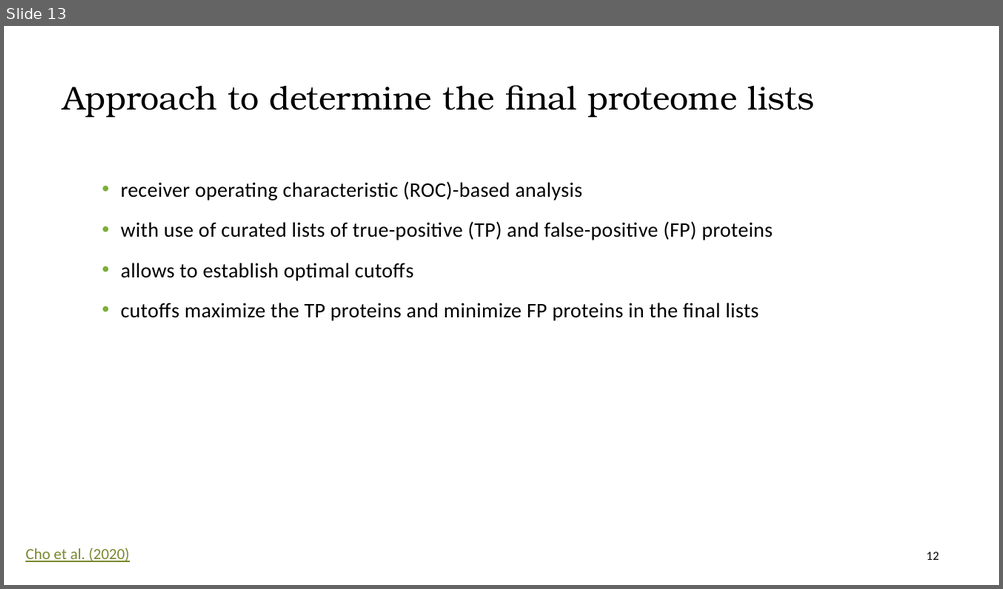
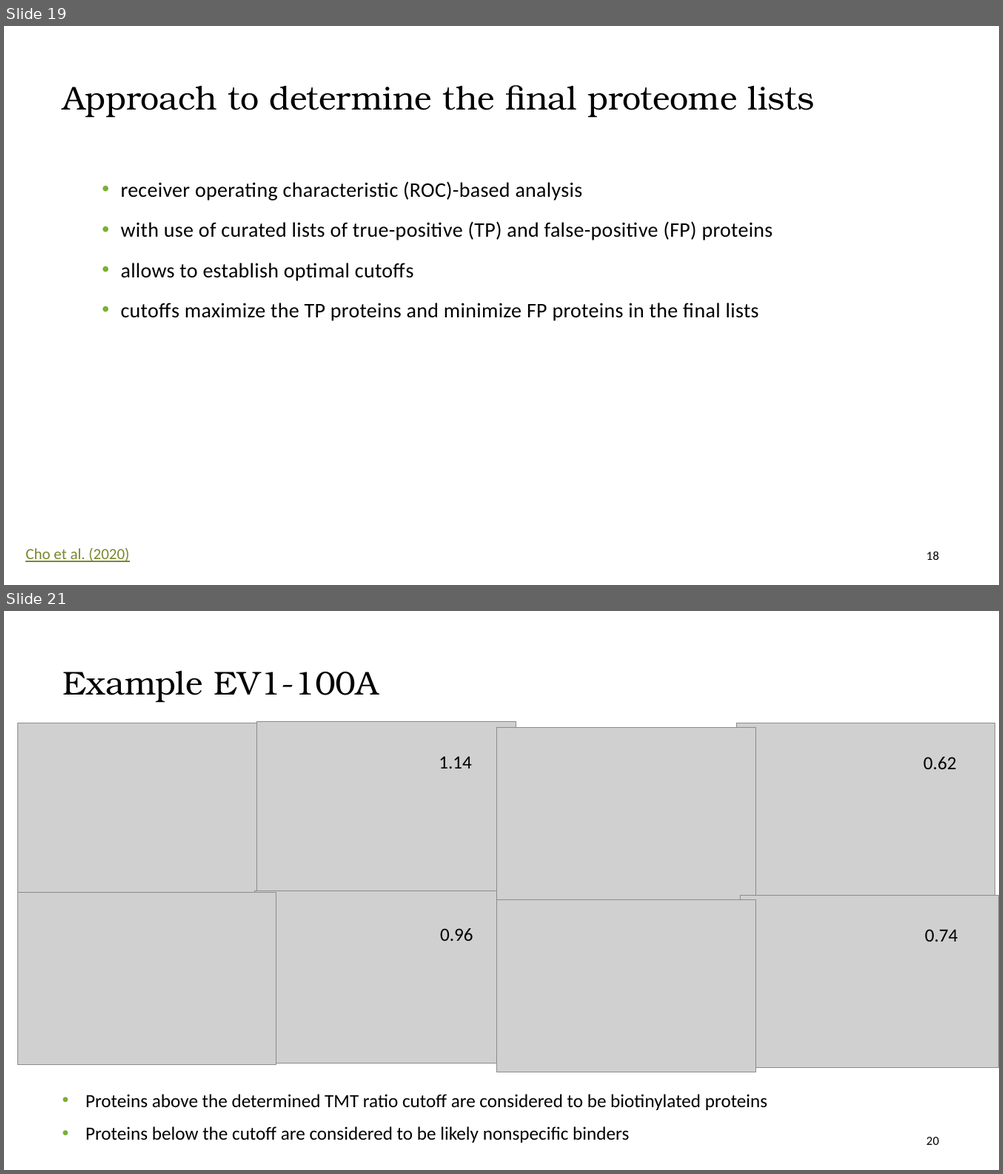
Before and after one commit to vinogradova-lab/cell-type-specific-proximity-labeling, a slide deck: turboid_analysis_walkthrough.pptx. Shown one above the other, each under a label of ours: slide 13 before the commit, slides 19 and 21 after it; the slides between them are not shown. The pictures are 1003x589 and 1003x1174 pixels, drawn with LibreOffice and Linux fonts; fonts in the diff are those of the drawing; grey boxes stand for pictures. Boxes give left, top, right and bottom in pixels: in the first picture for what was removed or moved away, otherwise in the second. Text is boxed around its words. In the diff, an @@ line names an element or a change of style, - is before the commit and + after.

```diff
--- a/turboid_analysis_walkthrough.pptx
+++ b/turboid_analysis_walkthrough.pptx
@@ slide 21 added at (4,611,999,1170), background #FFFFFF @@
@@ title added at (62,671,378,702), 32 pt, text #000000 @@
+Example EV1-100A
@@ picture added at (257,721,516,894) @@
@@ picture added at (17,723,276,895) @@
@@ picture added at (496,727,755,900) @@
@@ picture added at (736,723,995,895) @@
@@ text added at (438,756,472,769), 18 pt, text #000000 @@
+1.14
@@ text added at (923,757,956,769), 18 pt, text #000000 @@
+0.62
@@ picture added at (17,892,276,1065) @@
@@ picture added at (255,891,514,1063) @@
@@ picture added at (740,895,999,1068) @@
@@ picture added at (496,900,755,1072) @@
@@ text added at (440,928,473,941), 18 pt, text #000000 @@
+0.96
@@ text added at (925,929,958,942), 18 pt, text #000000 @@
+0.74
@@ text added at (85,1094,767,1143), 18 pt, text #000000 @@
+  • Proteins above the determined TMT ratio cutoff are considered to be biotinylated proteins
+  • Proteins below the cutoff are considered to be likely nonspecific binders
@@ page number added at (926,1137,939,1145), 12 pt, text #000000 @@
+20
@@ what was slide 13 is now slide 19 @@
@@ page number at (926,551,939,560): text changed @@
-12
+18
```
Also in this commit, not shown: 3 slides changed, 5 other slides added, 2 other files.
